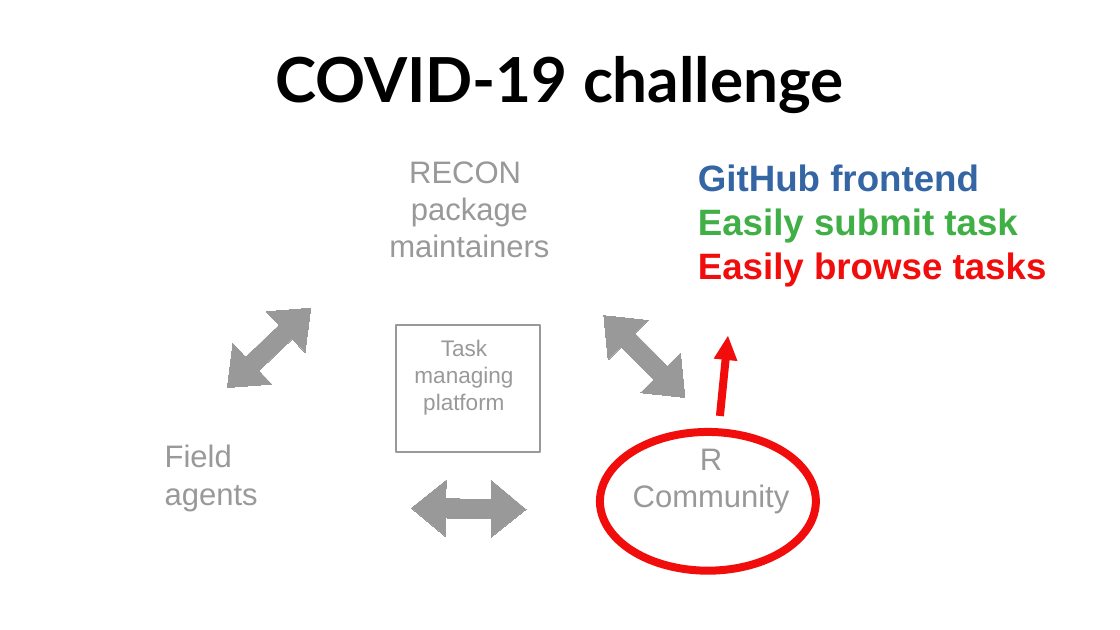
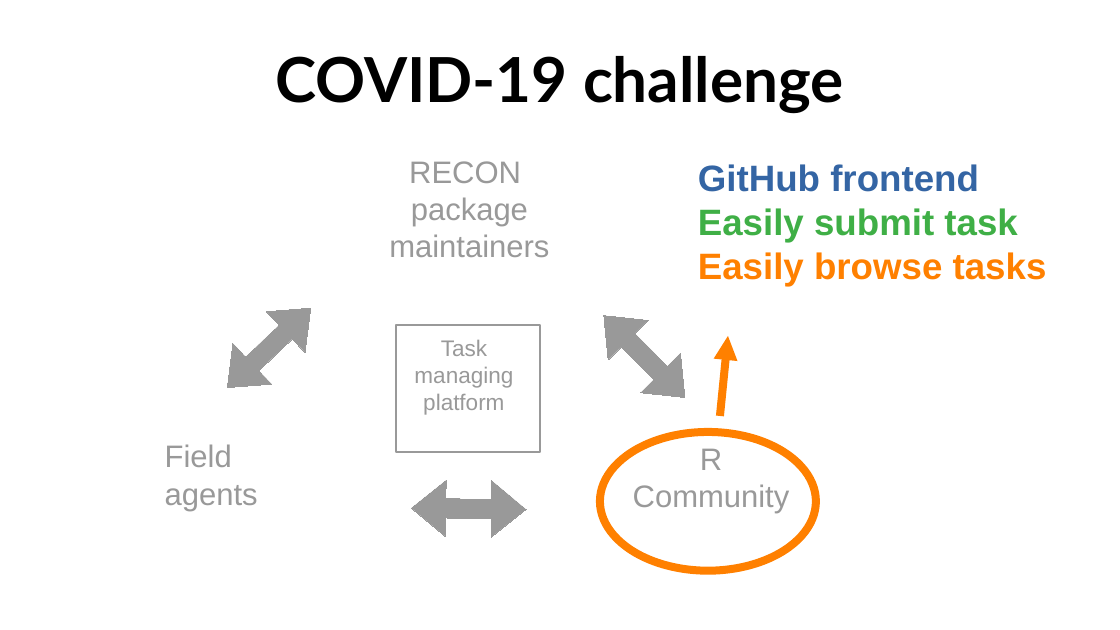
Before and after one commit to matthieugold/covid-19-challenge, a slide deck: slide 29 of docs/dscc_presentation/dscc_presentation.odp. Drawn at 1120x630 pixels with LibreOffice and Linux fonts; fonts in the diff are those of the drawing. Boxes give left, top, right and bottom in pixels: in the first picture for what was removed or moved away, otherwise in the second. Text is boxed around its words. In the diff, an @@ line names an element or a change of style, - is before the commit and + after.

```diff
--- a/docs/dscc_presentation/dscc_presentation.odp
+++ b/docs/dscc_presentation/dscc_presentation.odp
@@ text at (698,252,1047,286): text colour #F10D0C to #FF8000 in "Easily browse tasks" @@
@@ arrow (721, 416) - (729, 336): stroke #F10D0C 5.67 pt to #FF8000 5.67 pt @@
@@ ellipse at (601,432,817,571): outline #F10D0C 5.67 pt to #FF8000 5.67 pt @@
```
Also in this commit, not shown: 10 other slides changed, 1 other file.
